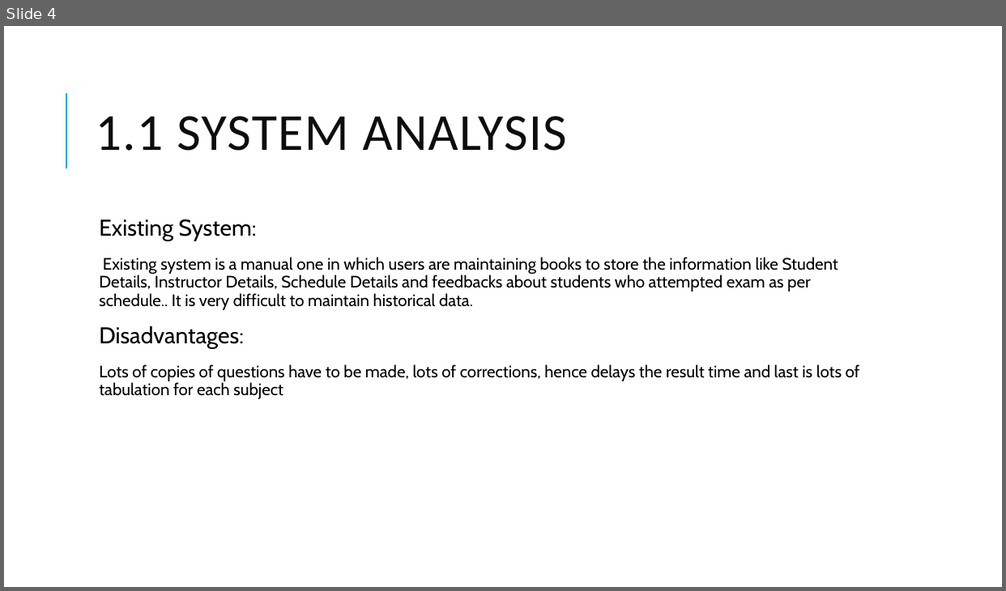
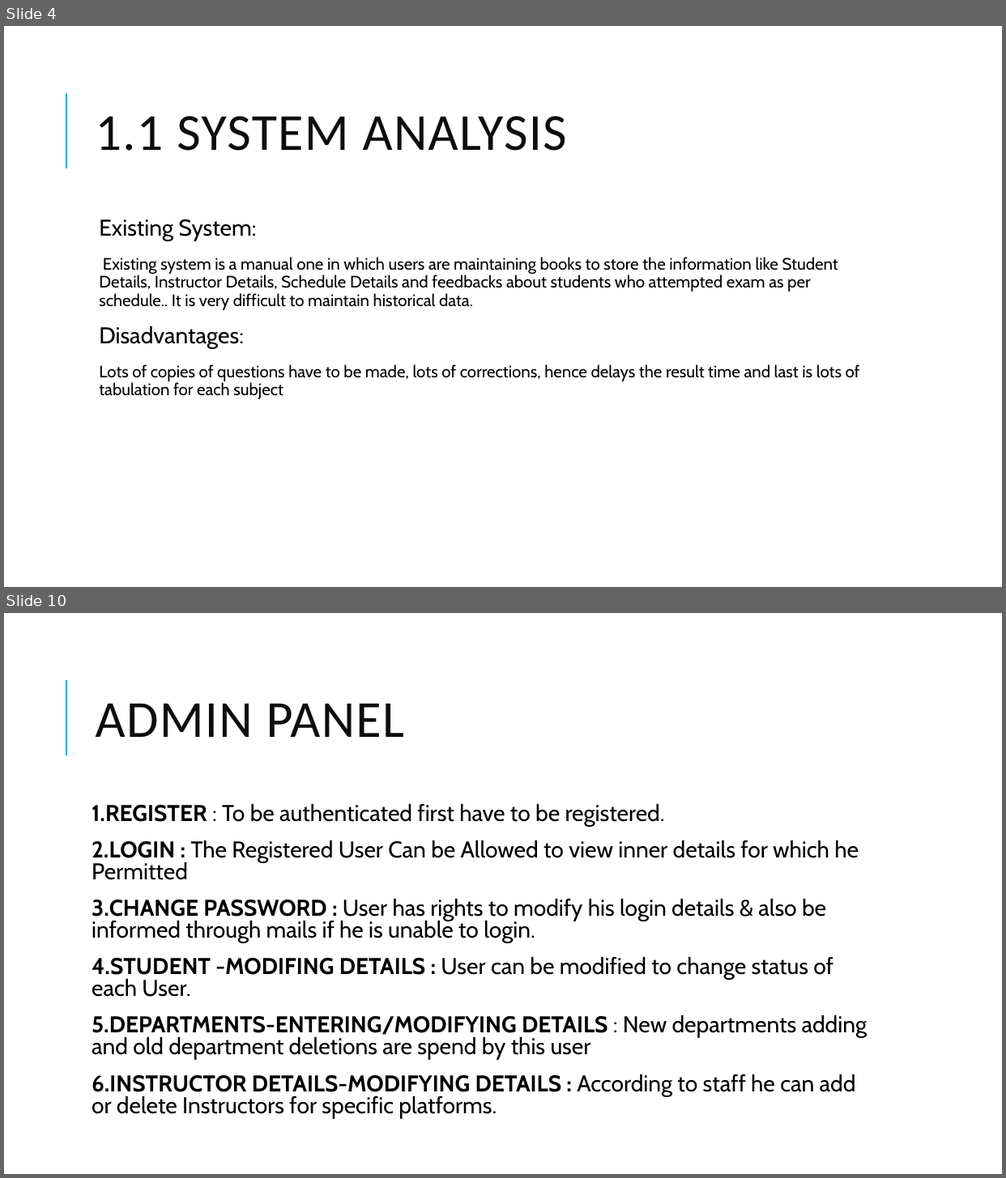
Before and after one commit to adarshdwivedi123/projectchecking, a slide deck: Project Presentation.pptx. Shown one above the other, each under a label of ours: slide 4 before the commit, slides 4 and 10 after it; the slides between them are not shown. The pictures are 1006x591 and 1006x1178 pixels, drawn with LibreOffice and Linux fonts; fonts in the diff are those of the drawing. Boxes give left, top, right and bottom in pixels: in the first picture for what was removed or moved away, otherwise in the second. Text is boxed around its words. In the diff, an @@ line names an element or a change of style, - is before the commit and + after.

```diff
--- a/Project Presentation.pptx
+++ b/Project Presentation.pptx
@@ slide 10 added at bbox=[4, 613, 1002, 1174], background #FFFFFF; not listed: 1 template element that a slide beside it also shows @@
@@ title added at bbox=[96, 703, 404, 737], 50 pt, text #0D0D0D @@
+ADMIN PANEL
@@ text added at bbox=[91, 803, 867, 1118], 22 pt, text #000000 @@
+1.REGISTER : To be authenticated first have to be registered.
+2.LOGIN : The Registered User Can be Allowed to view inner details for which he Permitted
+3.CHANGE PASSWORD : User has rights to modify his login details & also be informed through mails if he is unable to login.
+4.STUDENT -MODIFING DETAILS : User can be modified to change status of each User.
+5.DEPARTMENTS-ENTERING/MODIFYING DETAILS : New departments adding and old department deletions are spend by this user
+6.INSTRUCTOR DETAILS-MODIFYING DETAILS : According to staff he can add or delete Instructors for specific platforms.
```
Also in this commit, not shown: 1 slide changed, 4 other slides added.
